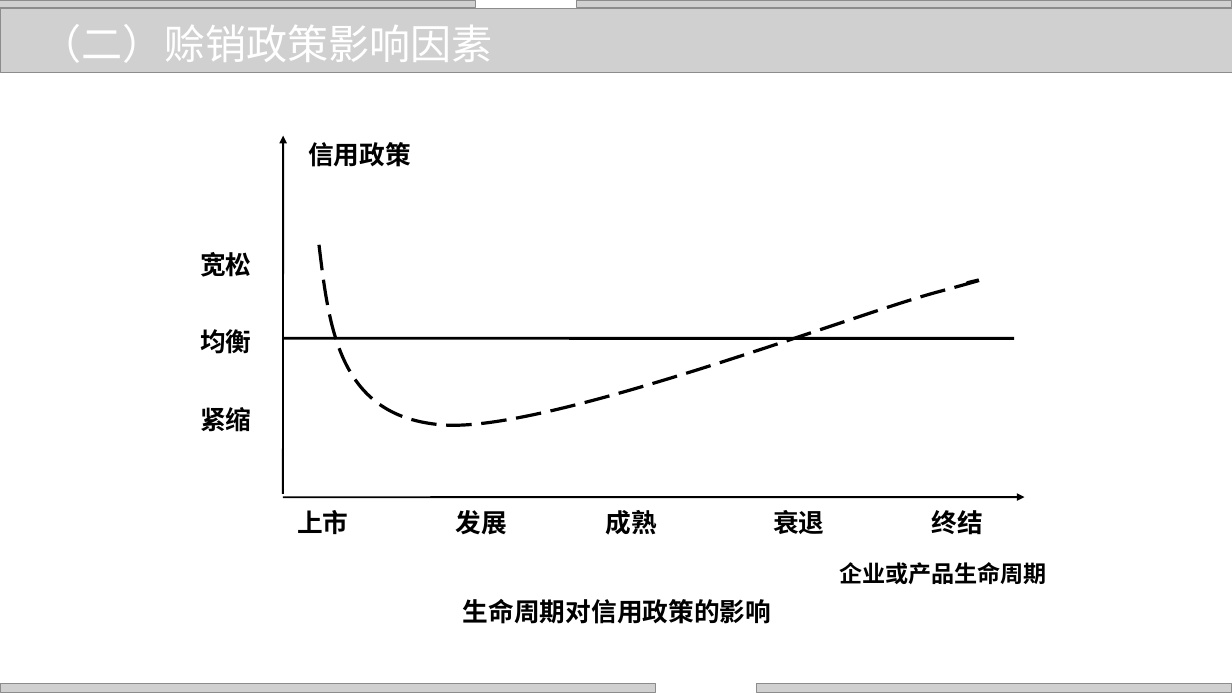
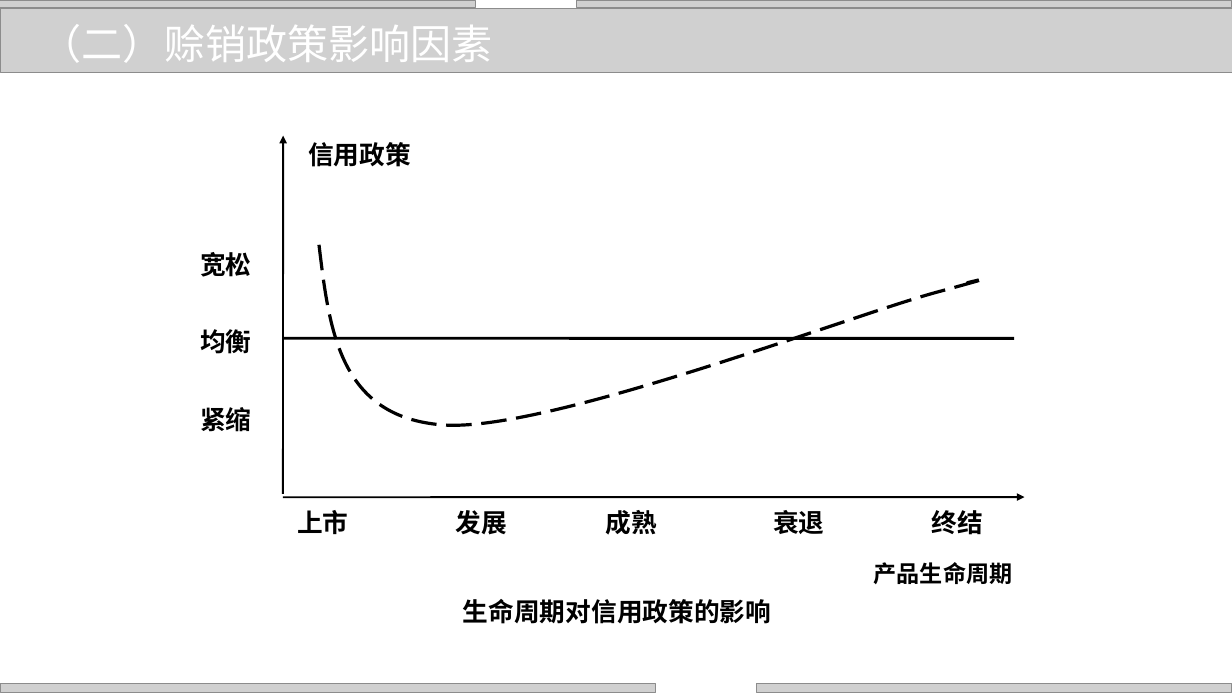
Before and after one commit to zhangjianzhang/internet_credit, a slide deck: slide 17 of files/slides/lecture_10.pptx. Drawn at 1232x693 pixels with LibreOffice and Linux fonts; fonts in the diff are those of the drawing; grey boxes stand for pictures; background and template pictures are left out. Boxes give left, top, right and bottom in pixels: in the first picture for what was removed or moved away, otherwise in the second. Text is boxed around its words. In the diff, an @@ line names an element or a change of style, - is before the commit and + after.

```diff
--- a/files/slides/lecture_10.pptx
+++ b/files/slides/lecture_10.pptx
@@ text at [874, 562, 1013, 584]: text changed @@
-企业或产品生命周期
+产品生命周期
```
Also in this commit, not shown: 1 other slide changed, 12 other files.
